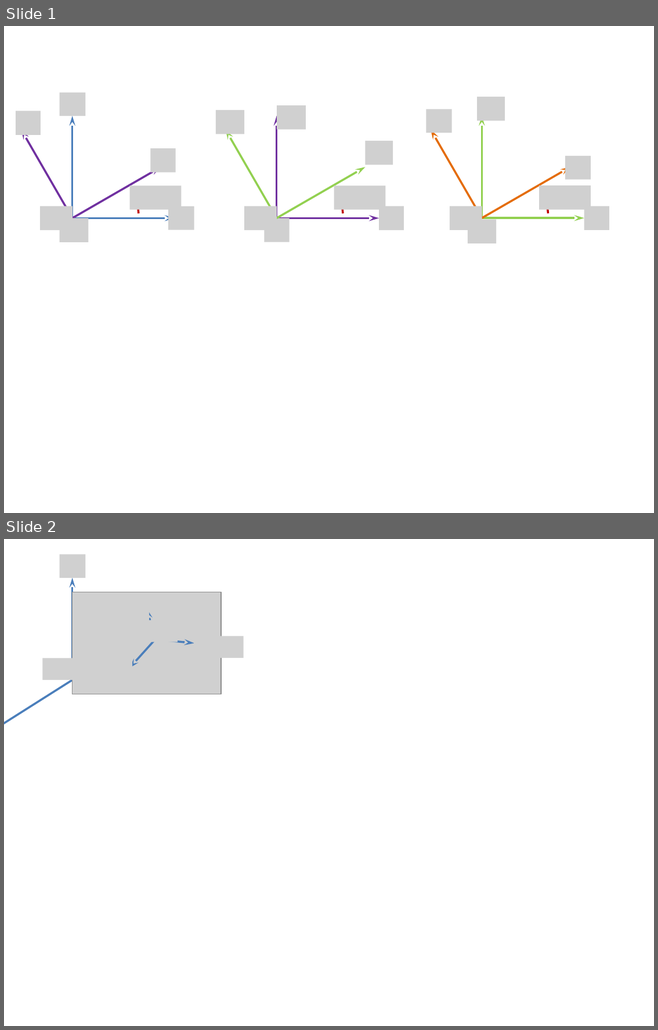
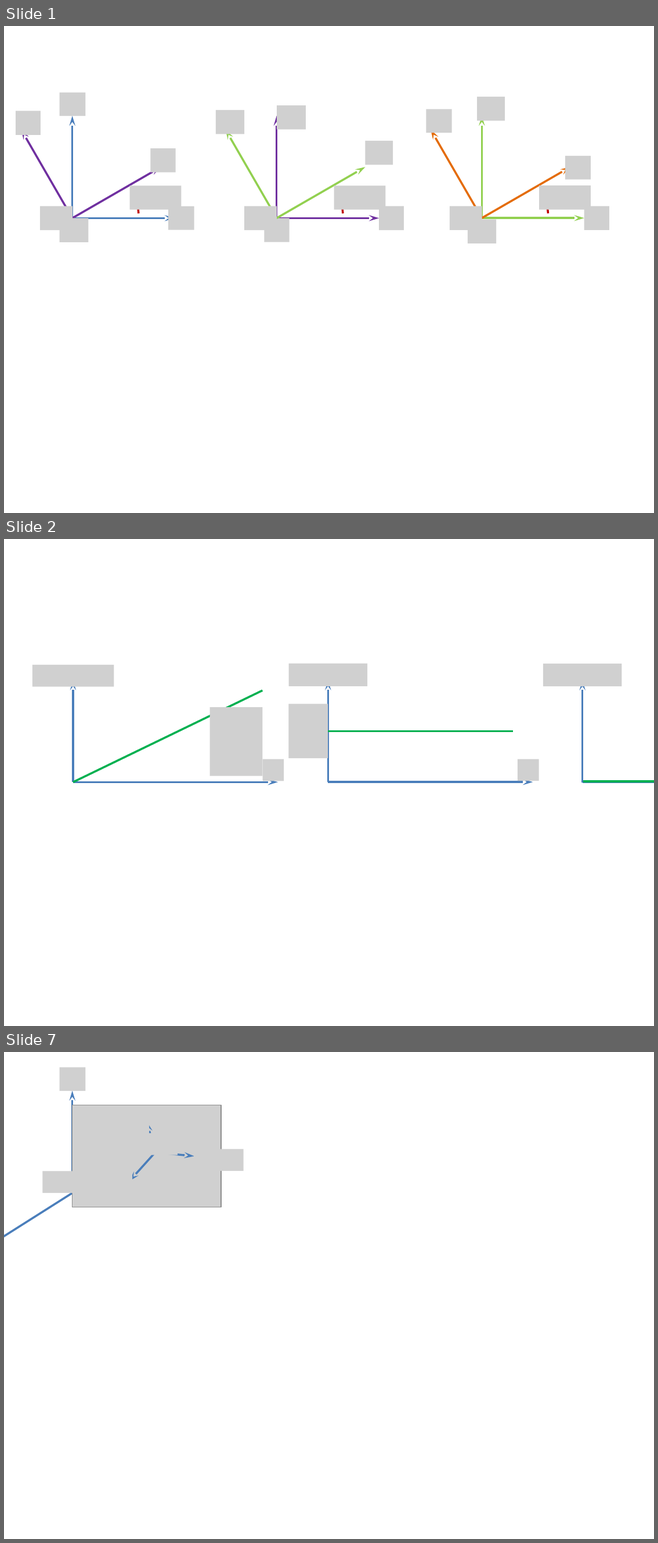
Before and after one commit to xpessoles/CI_03_EtudeCinematique, a slide deck: 05_CinematiqueDuSolide/Cours/png/Figure.pptx. Shown one above the other, each under a label of ours: slides 1 and 2 before the commit, slides 1, 2 and 7 after it; the slides between them are not shown. The pictures are 658x1030 and 658x1543 pixels, drawn with LibreOffice and Linux fonts; fonts in the diff are those of the drawing; grey boxes stand for pictures; background and template pictures are left out. Boxes give left, top, right and bottom in pixels: in the first picture for what was removed or moved away, otherwise in the second. Text is boxed around its words. In the diff, an @@ line names an element or a change of style, - is before the commit and + after.

```diff
--- a/05_CinematiqueDuSolide/Cours/png/Figure.pptx
+++ b/05_CinematiqueDuSolide/Cours/png/Figure.pptx
@@ slide 2 added at <box>4,539,654,1026</box>, background #FFFFFF @@
@@ picture added at <box>32,665,114,687</box> @@
@@ picture added at <box>289,664,367,686</box> @@
@@ picture added at <box>542,664,621,686</box> @@
@@ arrow added from (73, 782) to (73, 681), #4B7EBC 2.25 pt @@
@@ line added from (73, 782) to (263, 690), #00B050 2.25 pt @@
@@ arrow added from (328, 782) to (328, 680), #4B7EBC 2.25 pt @@
@@ arrow added from (582, 783) to (582, 681), #4B7EBC 2.25 pt @@
@@ picture added at <box>210,707,263,776</box> @@
@@ picture added at <box>289,704,328,759</box> @@
@@ line added from (328, 732) to (513, 732), #00B050 2.25 pt @@
@@ picture added at <box>263,759,284,781</box> @@
@@ picture added at <box>517,759,539,781</box> @@
@@ arrow added from (73, 782) to (278, 782), #4B7EBC 2.25 pt @@
@@ arrow added from (328, 782) to (533, 782), #4B7EBC 2.25 pt @@
@@ arrow added from (582, 782) to (654, 782), #4B7EBC 2.25 pt @@
@@ line added from (583, 781) to (654, 781), #00B050 2.25 pt @@
@@ what was slide 2 is now slide 7 @@
```
Also in this commit, not shown: 4 other slides added, 4 other files.
